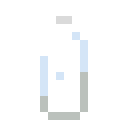
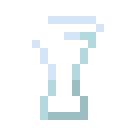
Revision of a layered 128x128 image; what changed, layer by layer:
hid "Layer #7", painted on it over [40, 16, 88, 120]
showed "Layer #5" over [32, 16, 104, 120]
